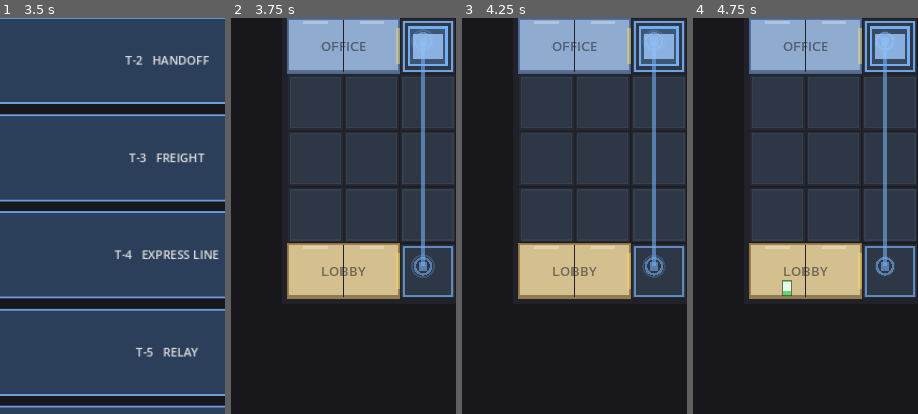
Above: before the commit, frames 1-4 (left to right).
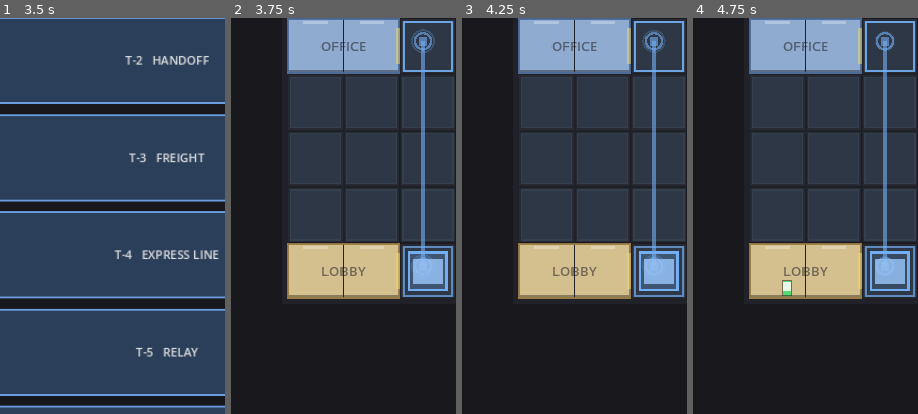
Above: after the commit, the same moments.

Repository: AlexEltonPym/elevator_game
Game: Godot game, scene res://scenes/v5_select.tscn
Two runs of this game, one before a commit and one after it. Both use one fixed random seed, a clock stepped at 60 frames per second and the inputs below.
Inputs:
- Up to frame 1 (3.5 s): click "<" at 0.5 s; click ">" at 1.25 s; click "T-1 FIRST RUN" at 2 s; click "LEVELS" at 2.75 s
- Up to frame 2 (3.75 s): click "SOL UTION" at 3.5 s
- Up to frame 3 (4.25 s): no input
- Up to frame 4 (4.75 s): click "RUN" at 4.25 s
The pictures show only the part of the screen within x 6-56%, y 25-75%; the shares and areas given below are measured in that part.

Frame 1 is identical in both runs. In frame 2, 3.5% of the frame differs, in the area x 78-97%, y 2-69%; in frame 3, 3.5%; in frame 4, 3.5%.

Commit message:
Fixed-timestep sim: deterministic scoring so the optimal solution earns its stars
The sim was chaotic in dt and the game ran at a variable, sometimes-spiky step, so the
same plan scored across a ~15% tip band run-to-run - the SOLUTION button (the optimal
plan) landed on 2-4 stars at random (user hit 2 on T-5). Now main5.advance() integrates
in FIXED SIM_DT (0.1) chunks via an accumulator: a big/spiky frame just runs more chunks,
so the outcome is identical regardless of framerate or speed. Verified: T-5 scores 372
tips at every dt (0.017..1.0), T-4 413, XL1 528 - all deterministic.

Thresholds re-solved at that exact step (solver scores tiers at GAME_DT via the same
accumulator, searches coarser at SEARCH_DT for speed), so t4 = the emitted solution's
score and the SOLUTION button now always earns the 4th star (T-5 372>=370, T-4 413>=410,
XL1 528>=520). Smoke ALL PASS; fingerprint unchanged (1557907547 - the 0.1 fixed step
matches the fingerprint/smoke stepping; only the game's runtime stepping changed).

Trade-off: 1x looks choppier (10 sim steps/s); 5x (default) is smooth (50/s). Add render
interpolation later if 1x matters.

Co-Authored-By: Claude Opus 4.8 <noreply@anthropic.com>

Diff:
--- a/scripts/v5/levels5.gd
+++ b/scripts/v5/levels5.gd
@@ -143,8 +143,8 @@
 			{"name": "LIFT", "type": "standard", "color": COL_A},
 		],
 		"quota": 10, "max_lost": 8, "shift": 90.0,
-		"stars": [170, 250, 310, 340],
-		"solution": [[[2, 4], [2, 3], [2, 2], [2, 1], [2, 0]]],
+		"stars": [170, 250, 310, 350],
+		"solution": [[[2, 0], [2, 1], [2, 2], [2, 3], [2, 4]]],
 		"spawn": {"interval_start": 3.0, "interval_end": 2.6, "ramp": 50.0,
 				"burst_min": 1, "burst_max": 2, "gap": 1.0},
 		"mix": {"visitor": 1.0},
@@ -169,7 +169,7 @@
 		],
 		"quota": 12, "max_lost": 10, "shift": 90.0,
 		"stars": [160, 240, 300, 330],
-		"solution": [[[5, 1], [5, 0]], [[2, 0], [2, 1]]],
+		"solution": [[[5, 1], [5, 0]], [[2, 1], [2, 0]]],
 		"spawn": {"interval_start": 2.8, "interval_end": 2.4, "ramp": 55.0,
 				"burst_min": 1, "burst_max": 2, "gap": 0.9},
 		"mix": {"visitor": 1.0},
@@ -204,8 +204,8 @@
 			{"name": "LOCAL", "type": "standard", "color": COL_A},
 		],
 		"quota": 15, "max_lost": 8, "shift": 90.0,
-		"stars": [150, 210, 270, 300],
-		"solution": [[[3, 6], [3, 5], [3, 4], [3, 3], [3, 2], [3, 1], [3, 0], [2, 0]], [[3, 6], [3, 5], [3, 4], [3, 3], [3, 2], [3, 1], [3, 0]]],
+		"stars": [140, 210, 260, 290],
+		"solution": [[[3, 2], [3, 1], [3, 0], [2, 0], [2, 1], [2, 2], [2, 3], [2, 4], [2, 5], [2, 6], [3, 6]], [[3, 6], [3, 5], [3, 4], [3, 3], [3, 2], [3, 1], [3, 0], [2, 0]]],
 		"patience": {"delivery": 62.0},
 		"spawn": {"interval_start": 3.4, "interval_end": 3.0, "ramp": 55.0,
 				"burst_min": 1, "burst_max": 2, "gap": 1.1},
@@ -234,8 +234,8 @@
 			{"name": "LOCAL", "type": "standard", "color": COL_A},
 		],
 		"quota": 16, "max_lost": 10, "shift": 90.0,
-		"stars": [200, 290, 360, 410],
-		"solution": [[[4, 0], [4, 1], [4, 2], [4, 3], [4, 4], [3, 4], [3, 5], [3, 6], [4, 6], [4, 7], [4, 8]], [[1, 0], [1, 1], [1, 2], [1, 3], [2, 3], [3, 3], [4, 3], [4, 4], [4, 5], [4, 6], [4, 7], [4, 8], [4, 9], [3, 9], [2, 9], [1, 9], [1, 10], [0, 10], [0, 9], [0, 8], [0, 7], [0, 6], [0, 5], [0, 4], [0, 3], [0, 2], [0, 1], [0, 0]]],
+		"stars": [200, 290, 370, 410],
+		"solution": [[[4, 6], [4, 7], [4, 8], [4, 9], [3, 9], [2, 9], [1, 9], [1, 10], [0, 10], [0, 9], [0, 8], [1, 8], [1, 7], [1, 6], [1, 5], [1, 4], [1, 3], [1, 2], [1, 1], [1, 0]], [[4, 8], [4, 7], [4, 6], [4, 5], [4, 4], [4, 3], [4, 2], [4, 1], [4, 0]]],
 		"patience": {"visitor": 62.0},
 		"spawn": {"interval_start": 2.4, "interval_end": 2.0, "ramp": 60.0,
 				"burst_min": 1, "burst_max": 2, "gap": 0.8},
@@ -291,8 +291,8 @@
 			{"name": "CARGO", "type": "cargo", "color": COL_C, "speed": 100.0, "accel": 80.0},
 		],
 		"quota": 20, "max_lost": 4, "shift": 90.0,
-		"stars": [220, 320, 400, 450],
-		"solution": [[[2, 3], [2, 2], [1, 2], [0, 2], [0, 1], [0, 0]], [[2, 3], [1, 3], [1, 4], [0, 4], [0, 5], [0, 6], [1, 6], [2, 6], [3, 6], [3, 5], [4, 5], [4, 6], [5, 6], [5, 7]], [[6, 6], [6, 5], [6, 4], [6, 3], [5, 3]]],
+		"stars": [220, 330, 410, 450],
+		"solution": [[[0, 5], [0, 6], [1, 6], [2, 6], [3, 6], [4, 6], [5, 6], [6, 6], [6, 7], [5, 7]], [[0, 5], [0, 4], [1, 4], [1, 3], [2, 3], [2, 2], [1, 2], [0, 2], [0, 1], [0, 0]], [[6, 6], [6, 5], [6, 4], [6, 3], [5, 3]]],
 		"spawn": {"interval_start": 2.80, "interval_end": 2.30, "ramp": 45.00, "burst_min": 1, "burst_max": 2, "gap": 1.00},
 		"mix": {"visitor": 1.00},
 		"patience": {"delivery": 60.00, "visitor": 55.00},
@@ -323,8 +323,8 @@
 			{"name": "LIFT 2", "type": "standard", "color": COL_B},
 		],
 		"quota": 20, "max_lost": 8, "shift": 90.0,
-		"stars": [190, 280, 350, 390],
-		"solution": [[[2, 0], [2, 1], [2, 2], [2, 3], [2, 4]], [[2, 4], [2, 5], [2, 6], [3, 6], [3, 7], [3, 8]]],
+		"stars": [130, 190, 230, 260],
+		"solution": [[[2, 0], [2, 1], [2, 2], [2, 3], [2, 4]], [[3, 8], [3, 7], [3, 6], [3, 5], [3, 4], [2, 4]]],
 		"patience": {"visitor": 32.0},
 		"spawn": {"interval_start": 0.9, "interval_end": 0.7, "ramp": 30.0,
 				"burst_min": 3, "burst_max": 4, "gap": 0.35},
@@ -392,8 +392,8 @@
 		# cover: round-robin demand so every room gets riders (abandon one and its riders
 		# time out, costing tips) — the soft version of the old all-served rule.
 		"shift": 90.0,
-		"stars": [260, 370, 470, 520],
-		"solution": [[[3, 0], [3, 1], [3, 2], [3, 3], [2, 3], [2, 4], [2, 5], [2, 6], [2, 7], [2, 8]], [[7, 7], [7, 6], [8, 6], [8, 5], [8, 4], [7, 4], [7, 3], [6, 3], [6, 2], [6, 1], [6, 0], [5, 0], [4, 0], [3, 0]], [[4, 4], [4, 3], [5, 3], [5, 2], [5, 1], [6, 1]]],
+		"stars": [260, 380, 470, 520],
+		"solution": [[[3, 0], [3, 1], [3, 2], [3, 3], [2, 3], [2, 4], [2, 5], [2, 6], [2, 7], [2, 8]], [[7, 7], [7, 6], [8, 6], [8, 5], [8, 4], [7, 4], [7, 3], [6, 3], [6, 2], [6, 1], [6, 0], [5, 0], [4, 0], [3, 0]], [[6, 1], [5, 1], [5, 2], [5, 3], [4, 3], [4, 4]]],
 		"spawn": {"interval_start": 2.2, "interval_end": 1.7, "ramp": 40.0,
 				"burst_min": 1, "burst_max": 2, "gap": 0.9, "cover": true},
 		"mix": {"visitor": 0.6, "shopper": 0.25, "patient": 0.15},
@@ -416,8 +416,8 @@
 			{"name": "EXPRESS", "type": "express", "color": COL_D, "speed": 1500.0, "accel": 1200.0},
 		],
 		"quota": 20, "max_lost": 4, "shift": 90.0,
-		"stars": [260, 370, 470, 520],
-		"solution": [[[7, 0], [7, 1], [7, 2], [7, 3], [6, 3], [5, 3]], [[5, 3], [5, 4], [5, 5], [5, 6], [5, 7], [4, 7], [4, 6]]],
+		"stars": [260, 380, 470, 530],
+		"solution": [[[5, 3], [6, 3], [7, 3], [7, 2], [7, 1], [7, 0]], [[5, 3], [5, 4], [5, 5], [5, 6], [4, 6], [4, 7], [5, 7]]],
 		"spawn": {"interval_start": 2.2, "interval_end": 1.7, "ramp": 40.0, "burst_min": 1, "burst_max": 2, "gap": 0.9, "cover": true},
 		"mix": {"visitor": 0.6, "shopper": 0.25, "patient": 0.15},
 	},
@@ -439,8 +439,8 @@
 			{"name": "CARGO", "type": "cargo", "color": COL_C, "speed": 100.0, "accel": 80.0},
 		],
 		"quota": 20, "max_lost": 4, "shift": 90.0,
-		"stars": [210, 310, 390, 430],
-		"solution": [[[3, 3], [4, 3], [5, 3], [6, 3], [7, 3], [7, 2], [7, 1], [7, 0], [8, 0], [8, 1], [8, 2], [8, 3], [8, 4], [8, 5], [8, 6], [7, 6], [6, 6], [5, 6], [4, 6], [4, 7]], [[4, 7], [3, 7], [3, 6], [3, 5], [4, 5], [4, 4], [3, 4], [3, 3]]],
+		"stars": [230, 330, 420, 460],
+		"solution": [[[4, 7], [4, 6], [4, 5], [4, 4], [4, 3], [3, 3], [3, 2], [4, 2], [5, 2], [6, 2], [7, 2], [7, 1], [7, 0]], [[4, 7], [3, 7], [3, 6], [3, 5], [3, 4], [3, 3]]],
 		"spawn": {"interval_start": 2.2, "interval_end": 1.7, "ramp": 40.0, "burst_min": 1, "burst_max": 2, "gap": 0.9, "cover": true},
 		"mix": {"visitor": 0.6, "shopper": 0.25, "patient": 0.15},
 	},
@@ -463,8 +463,8 @@
 			{"name": "CARGO", "type": "cargo", "color": COL_C, "speed": 100.0, "accel": 80.0},
 		],
 		"quota": 20, "max_lost": 4, "shift": 90.0,
-		"stars": [220, 310, 390, 440],
-		"solution": [[[4, 0], [4, 1], [4, 2], [4, 3], [4, 4], [4, 5], [4, 6], [3, 6], [3, 7], [2, 7]], [[2, 7], [2, 8], [2, 9], [3, 9]]],
+		"stars": [210, 310, 390, 430],
+		"solution": [[[4, 0], [4, 1], [4, 2], [4, 3], [4, 4], [4, 5], [4, 6], [3, 6], [3, 7], [3, 8], [3, 9]], [[2, 7], [2, 8], [2, 9], [3, 9]]],
 		"spawn": {"interval_start": 2.2, "interval_end": 1.7, "ramp": 40.0, "burst_min": 1, "burst_max": 2, "gap": 0.9, "cover": true},
 		"mix": {"visitor": 0.6, "shopper": 0.25, "patient": 0.15},
 	},
@@ -487,8 +487,8 @@
 			{"name": "CARGO", "type": "cargo", "color": COL_C, "speed": 100.0, "accel": 80.0},
 		],
 		"quota": 20, "max_lost": 4, "shift": 90.0,
-		"stars": [250, 360, 450, 510],
-		"solution": [[[8, 0], [8, 1], [8, 2], [8, 3], [8, 4], [7, 4], [6, 4], [5, 4], [4, 4]], [[3, 9], [3, 8], [3, 7], [3, 6], [4, 6], [4, 5], [4, 4]]],
+		"stars": [250, 360, 450, 500],
+		"solution": [[[8, 0], [8, 1], [8, 2], [8, 3], [8, 4], [7, 4], [6, 4], [5, 4], [4, 4], [4, 3], [4, 2]], [[4, 4], [4, 5], [4, 6], [3, 6], [3, 7], [3, 8], [3, 9]]],
 		"spawn": {"interval_start": 2.2, "interval_end": 1.7, "ramp": 40.0, "burst_min": 1, "burst_max": 2, "gap": 0.9, "cover": true},
 		"mix": {"visitor": 0.6, "shopper": 0.25, "patient": 0.15},
 	},
@@ -511,8 +511,8 @@
 			{"name": "EXPRESS", "type": "express", "color": COL_D, "speed": 1500.0, "accel": 1200.0},
 		],
 		"quota": 20, "max_lost": 4, "shift": 90.0,
-		"stars": [210, 300, 380, 420],
-		"solution": [[[5, 3], [6, 3], [6, 4], [6, 5], [6, 6], [5, 6], [4, 6], [4, 7], [3, 7], [2, 7], [1, 7], [1, 8]], [[8, 0], [8, 1], [8, 2], [8, 3], [8, 4], [8, 5], [8, 6], [8, 7], [8, 8], [8, 9], [8, 10], [7, 10], [6, 10], [5, 10], [5, 9], [6, 9], [7, 9], [7, 8], [7, 7], [7, 6], [7, 5], [7, 4], [7, 3], [7, 2], [6, 2], [5, 2], [4, 2], [3, 2], [2, 2], [2, 3]]],
+		"stars": [200, 300, 370, 410],
+		"solution": [[[5, 10], [6, 10], [7, 10], [7, 9], [7, 8], [7, 7], [7, 6], [7, 5], [7, 4], [7, 3], [6, 3], [5, 3], [5, 2], [6, 2], [7, 2], [8, 2], [8, 1], [8, 0]], [[5, 10], [5, 9], [6, 9], [6, 8], [6, 7], [6, 6], [5, 6], [4, 6], [4, 7], [3, 7], [2, 7], [1, 7], [1, 8], [0, 8], [0, 7], [0, 6], [1, 6], [1, 5], [1, 4], [1, 3], [2, 3]]],
 		"spawn": {"interval_start": 2.2, "interval_end": 1.7, "ramp": 40.0, "burst_min": 1, "burst_max": 2, "gap": 0.9, "cover": true},
 		"mix": {"visitor": 0.6, "shopper": 0.25, "patient": 0.15},
 	},
@@ -536,8 +536,8 @@
 			{"name": "CARGO", "type": "cargo", "color": COL_C, "speed": 100.0, "accel": 80.0},
 		],
 		"quota": 20, "max_lost": 4, "shift": 90.0,
-		"stars": [240, 350, 430, 480],
-		"solution": [[[2, 7], [2, 8], [2, 9], [3, 9], [3, 8], [3, 7], [3, 6], [4, 6], [4, 5], [4, 4]], [[4, 0], [4, 1], [4, 2], [4, 3], [4, 4]]],
+		"stars": [230, 340, 420, 470],
+		"solution": [[[2, 7], [3, 7], [3, 6], [4, 6], [4, 5], [4, 4], [4, 3], [4, 2], [4, 1], [4, 0]], [[6, 9], [6, 8], [6, 7], [6, 6], [6, 5], [6, 4], [5, 4], [4, 4]]],
 		"spawn": {"interval_start": 2.2, "interval_end": 1.7, "ramp": 40.0, "burst_min": 1, "burst_max": 2, "gap": 0.9, "cover": true},
 		"mix": {"visitor": 0.6, "shopper": 0.25, "patient": 0.15},
 	},
@@ -561,8 +561,8 @@
 			{"name": "CARGO", "type": "cargo", "color": COL_C, "speed": 100.0, "accel": 80.0},
 		],
 		"quota": 20, "max_lost": 4, "shift": 90.0,
-		"stars": [240, 350, 440, 490],
-		"solution": [[[2, 0], [2, 1], [2, 2], [2, 3], [2, 4], [2, 5], [2, 6], [2, 7], [2, 8], [3, 8], [4, 8], [5, 8], [6, 8], [6, 9], [7, 9], [7, 8], [7, 7], [6, 7], [5, 7], [4, 7], [4, 6], [4, 5], [5, 5]], [[2, 0], [3, 0], [3, 1], [3, 2], [4, 2], [5, 2], [6, 2], [7, 2], [7, 1], [7, 0], [8, 0], [8, 1], [8, 2], [8, 3], [8, 4], [8, 5]], [[5, 5], [5, 4], [4, 4], [3, 4], [3, 5], [2, 5]]],
+		"stars": [250, 360, 450, 500],
+		"solution": [[[2, 0], [2, 1], [2, 2], [2, 3], [2, 4], [2, 5], [2, 6], [2, 7], [2, 8], [3, 8], [4, 8], [5, 8], [6, 8], [6, 9]], [[2, 0], [3, 0], [3, 1], [3, 2], [4, 2], [5, 2], [6, 2], [7, 2], [7, 1], [7, 0], [8, 0], [8, 1], [8, 2], [8, 3], [8, 4], [8, 5]], [[5, 5], [5, 4], [5, 3], [4, 3], [4, 4], [4, 5], [3, 5], [2, 5]]],
 		"spawn": {"interval_start": 2.2, "interval_end": 1.7, "ramp": 40.0, "burst_min": 1, "burst_max": 2, "gap": 0.9, "cover": true},
 		"mix": {"visitor": 0.6, "shopper": 0.25, "patient": 0.15},
 	},
@@ -588,7 +588,7 @@
 		],
 		"quota": 20, "max_lost": 4, "shift": 90.0,
 		"stars": [210, 310, 390, 430],
-		"solution": [[[8, 0], [8, 1], [8, 2], [8, 3], [7, 3], [6, 3], [5, 3]], [[2, 3], [1, 3], [1, 4], [1, 5], [2, 5], [3, 5], [4, 5], [4, 6], [4, 7], [3, 7], [2, 7], [1, 7], [1, 8]], [[4, 6], [5, 6], [5, 7], [6, 7], [6, 8], [6, 9], [6, 10], [5, 10]]],
+		"solution": [[[2, 3], [1, 3], [1, 4], [1, 5], [2, 5], [3, 5], [4, 5], [4, 6]], [[8, 0], [8, 1], [8, 2], [8, 3], [7, 3], [6, 3], [5, 3], [5, 2], [4, 2], [3, 2], [2, 2], [1, 2], [0, 2], [0, 3], [0, 4], [0, 5], [0, 6], [0, 7], [0, 8], [1, 8]], [[5, 10], [6, 10], [6, 9], [6, 8], [6, 7], [6, 6], [5, 6], [4, 6], [4, 7], [3, 7], [2, 7], [1, 7], [1, 8]]],
 		"spawn": {"interval_start": 2.2, "interval_end": 1.7, "ramp": 40.0, "burst_min": 1, "burst_max": 2, "gap": 0.9, "cover": true},
 		"mix": {"visitor": 0.6, "shopper": 0.25, "patient": 0.15},
 	},
@@ -614,8 +614,8 @@
 			{"name": "CARGO", "type": "cargo", "color": COL_C, "speed": 100.0, "accel": 80.0},
 		],
 		"quota": 20, "max_lost": 4, "shift": 90.0,
-		"stars": [180, 260, 330, 360],
-		"solution": [[[1, 3], [1, 2], [0, 2], [0, 1], [1, 1], [2, 1], [2, 2], [3, 2], [4, 2], [4, 1], [4, 0], [3, 0]], [[8, 9], [8, 8], [8, 7], [8, 6], [8, 5], [7, 5], [7, 6], [6, 6], [5, 6], [4, 6], [4, 5], [4, 4], [5, 4], [6, 4], [7, 4], [8, 4], [8, 3], [8, 2], [8, 1], [8, 0]], [[3, 10], [3, 9], [3, 8], [2, 8], [1, 8], [0, 8], [0, 7], [0, 6], [1, 6], [1, 5], [1, 4], [1, 3]]],
+		"stars": [210, 300, 380, 420],
+		"solution": [[[7, 5], [7, 6], [6, 6], [5, 6], [4, 6], [4, 5], [4, 4], [4, 3], [4, 2], [4, 1], [4, 0], [3, 0]], [[8, 9], [8, 8], [8, 7], [8, 6], [8, 5], [7, 5], [7, 4], [8, 4], [8, 3], [8, 2], [8, 1], [8, 0]], [[1, 3], [1, 4], [1, 5], [1, 6], [0, 6], [0, 7], [0, 8], [0, 9], [1, 9], [2, 9], [3, 9], [3, 10]]],
 		"spawn": {"interval_start": 2.2, "interval_end": 1.7, "ramp": 40.0, "burst_min": 1, "burst_max": 2, "gap": 0.9, "cover": true},
 		"mix": {"visitor": 0.6, "shopper": 0.25, "patient": 0.15},
 	},
--- a/scripts/v5/main5.gd
+++ b/scripts/v5/main5.gd
@@ -181,9 +181,32 @@
 	hud.refresh_stats()
 
 
+# FIXED-TIMESTEP sim. The renderer calls advance() with the frame's (speed-scaled, and
+# possibly spiky) dt, but the sim only ever integrates in SIM_DT chunks: a big frame just
+# runs more chunks. This makes the outcome DETERMINISTIC regardless of framerate or speed
+# (so the same plan always scores the same tips → the same stars), and immune to a large
+# first-frame delta. The headless solver drives this same advance(), so its thresholds are
+# exactly what the game reproduces. SIM_DT is a static so the solver can search coarse for
+# speed then score at the game's step; the game leaves it at the fine default.
+static var SIM_DT := 0.1
+var _sim_accum := 0.0
+
 func advance(dt: float) -> void:
 	if dt <= 0.0:
 		return
+	_sim_accum += dt
+	var guard := 0
+	while _sim_accum >= SIM_DT - 1.0e-9 and guard < 100000:
+		guard += 1
+		_sim_accum -= SIM_DT
+		_step(SIM_DT)
+		if state != State.PLAYING:
+			_sim_accum = 0.0
+			return
+
+
+## One fixed sim step (the old advance body).
+func _step(dt: float) -> void:
 	elapsed += dt
 	if auto_spawn:
 		_spawn_tick(dt)
@@ -270,6 +293,7 @@
 
 func start_run() -> void:
 	hud.hide_overlay()
+	_sim_accum = 0.0
 	state = State.PLAYING
 	# FIXED per-level passenger seed: a level always spawns the identical arrival
 	# sequence, so you can't re-run hoping for an easier crowd — the plan is the only
--- a/tests/v5_smoke.gd
+++ b/tests/v5_smoke.gd
@@ -35,60 +35,60 @@
 func _solution(id: String) -> Array:
 	match id:
 		"T-1":
-			return [_c([[2,4],[2,3],[2,2],[2,1],[2,0]])]
+			return [_c([[2,0],[2,1],[2,2],[2,3],[2,4]])]
 		"T-2":
 			return [_c([[5,1],[5,0]]),
-				_c([[2,0],[2,1]])]
+				_c([[2,1],[2,0]])]
 		"T-3":
-			return [_c([[3,6],[3,5],[3,4],[3,3],[3,2],[3,1],[3,0],[2,0]]),
-				_c([[3,6],[3,5],[3,4],[3,3],[3,2],[3,1],[3,0]])]
+			return [_c([[3,2],[3,1],[3,0],[2,0],[2,1],[2,2],[2,3],[2,4],[2,5],[2,6],[3,6]]),
+				_c([[3,6],[3,5],[3,4],[3,3],[3,2],[3,1],[3,0],[2,0]])]
 		"T-4":
-			return [_c([[4,0],[4,1],[4,2],[4,3],[4,4],[3,4],[3,5],[3,6],[4,6],[4,7],[4,8]]),
-				_c([[1,0],[1,1],[1,2],[1,3],[2,3],[3,3],[4,3],[4,4],[4,5],[4,6],[4,7],[4,8],[4,9],[3,9],[2,9],[1,9],[1,10],[0,10],[0,9],[0,8],[0,7],[0,6],[0,5],[0,4],[0,3],[0,2],[0,1],[0,0]])]
+			return [_c([[4,6],[4,7],[4,8],[4,9],[3,9],[2,9],[1,9],[1,10],[0,10],[0,9],[0,8],[1,8],[1,7],[1,6],[1,5],[1,4],[1,3],[1,2],[1,1],[1,0]]),
+				_c([[4,8],[4,7],[4,6],[4,5],[4,4],[4,3],[4,2],[4,1],[4,0]])]
 		"T-5":
 			return [_c([[5,0],[5,1],[5,2],[5,3],[5,4]]),
 				_c([[2,4],[2,3],[2,2],[2,1],[2,0]])]
 		"T-6":
-			return [_c([[2,3],[2,2],[1,2],[0,2],[0,1],[0,0]]),
-				_c([[2,3],[1,3],[1,4],[0,4],[0,5],[0,6],[1,6],[2,6],[3,6],[3,5],[4,5],[4,6],[5,6],[5,7]]),
+			return [_c([[0,5],[0,6],[1,6],[2,6],[3,6],[4,6],[5,6],[6,6],[6,7],[5,7]]),
+				_c([[0,5],[0,4],[1,4],[1,3],[2,3],[2,2],[1,2],[0,2],[0,1],[0,0]]),
 				_c([[6,6],[6,5],[6,4],[6,3],[5,3]])]
 		"T-7":
 			return [_c([[2,0],[2,1],[2,2],[2,3],[2,4]]),
-				_c([[2,4],[2,5],[2,6],[3,6],[3,7],[3,8]])]
+				_c([[3,8],[3,7],[3,6],[3,5],[3,4],[2,4]])]
 		"XL1":
 			return [_c([[3,0],[3,1],[3,2],[3,3],[2,3],[2,4],[2,5],[2,6],[2,7],[2,8]]),
 				_c([[7,7],[7,6],[8,6],[8,5],[8,4],[7,4],[7,3],[6,3],[6,2],[6,1],[6,0],[5,0],[4,0],[3,0]]),
-				_c([[4,4],[4,3],[5,3],[5,2],[5,1],[6,1]])]
+				_c([[6,1],[5,1],[5,2],[5,3],[4,3],[4,4]])]
 		"XL2":
-			return [_c([[7,0],[7,1],[7,2],[7,3],[6,3],[5,3]]),
-				_c([[5,3],[5,4],[5,5],[5,6],[5,7],[4,7],[4,6]])]
+			return [_c([[5,3],[6,3],[7,3],[7,2],[7,1],[7,0]]),
+				_c([[5,3],[5,4],[5,5],[5,6],[4,6],[4,7],[5,7]])]
 		"XL3":
-			return [_c([[3,3],[4,3],[5,3],[6,3],[7,3],[7,2],[7,1],[7,0],[8,0],[8,1],[8,2],[8,3],[8,4],[8,5],[8,6],[7,6],[6,6],[5,6],[4,6],[4,7]]),
-				_c([[4,7],[3,7],[3,6],[3,5],[4,5],[4,4],[3,4],[3,3]])]
+			return [_c([[4,7],[4,6],[4,5],[4,4],[4,3],[3,3],[3,2],[4,2],[5,2],[6,2],[7,2],[7,1],[7,0]]),
+				_c([[4,7],[3,7],[3,6],[3,5],[3,4],[3,3]])]
 		"XL4":
-			return [_c([[4,0],[4,1],[4,2],[4,3],[4,4],[4,5],[4,6],[3,6],[3,7],[2,7]]),
+			return [_c([[4,0],[4,1],[4,2],[4,3],[4,4],[4,5],[4,6],[3,6],[3,7],[3,8],[3,9]]),
 				_c([[2,7],[2,8],[2,9],[3,9]])]
 		"XL5":
-			return [_c([[8,0],[8,1],[8,2],[8,3],[8,4],[7,4],[6,4],[5,4],[4,4]]),
-				_c([[3,9],[3,8],[3,7],[3,6],[4,6],[4,5],[4,4]])]
+			return [_c([[8,0],[8,1],[8,2],[8,3],[8,4],[7,4],[6,4],[5,4],[4,4],[4,3],[4,2]]),
+				_c([[4,4],[4,5],[4,6],[3,6],[3,7],[3,8],[3,9]])]
 		"XL6":
-			return [_c([[5,3],[6,3],[6,4],[6,5],[6,6],[5,6],[4,6],[4,7],[3,7],[2,7],[1,7],[1,8]]),
-				_c([[8,0],[8,1],[8,2],[8,3],[8,4],[8,5],[8,6],[8,7],[8,8],[8,9],[8,10],[7,10],[6,10],[5,10],[5,9],[6,9],[7,9],[7,8],[7,7],[7,6],[7,5],[7,4],[7,3],[7,2],[6,2],[5,2],[4,2],[3,2],[2,2],[2,3]])]
+			return [_c([[5,10],[6,10],[7,10],[7,9],[7,8],[7,7],[7,6],[7,5],[7,4],[7,3],[6,3],[5,3],[5,2],[6,2],[7,2],[8,2],[8,1],[8,0]]),
+				_c([[5,10],[5,9],[6,9],[6,8],[6,7],[6,6],[5,6],[4,6],[4,7],[3,7],[2,7],[1,7],[1,8],[0,8],[0,7],[0,6],[1,6],[1,5],[1,4],[1,3],[2,3]])]
 		"XL7":
-			return [_c([[2,7],[2,8],[2,9],[3,9],[3,8],[3,7],[3,6],[4,6],[4,5],[4,4]]),
-				_c([[4,0],[4,1],[4,2],[4,3],[4,4]])]
+			return [_c([[2,7],[3,7],[3,6],[4,6],[4,5],[4,4],[4,3],[4,2],[4,1],[4,0]]),
+				_c([[6,9],[6,8],[6,7],[6,6],[6,5],[6,4],[5,4],[4,4]])]
 		"XL8":
-			return [_c([[2,0],[2,1],[2,2],[2,3],[2,4],[2,5],[2,6],[2,7],[2,8],[3,8],[4,8],[5,8],[6,8],[6,9],[7,9],[7,8],[7,7],[6,7],[5,7],[4,7],[4,6],[4,5],[5,5]]),
+			return [_c([[2,0],[2,1],[2,2],[2,3],[2,4],[2,5],[2,6],[2,7],[2,8],[3,8],[4,8],[5,8],[6,8],[6,9]]),
 				_c([[2,0],[3,0],[3,1],[3,2],[4,2],[5,2],[6,2],[7,2],[7,1],[7,0],[8,0],[8,1],[8,2],[8,3],[8,4],[8,5]]),
-				_c([[5,5],[5,4],[4,4],[3,4],[3,5],[2,5]])]
+				_c([[5,5],[5,4],[5,3],[4,3],[4,4],[4,5],[3,5],[2,5]])]
 		"XL9":
-			return [_c([[8,0],[8,1],[8,2],[8,3],[7,3],[6,3],[5,3]]),
-				_c([[2,3],[1,3],[1,4],[1,5],[2,5],[3,5],[4,5],[4,6],[4,7],[3,7],[2,7],[1,7],[1,8]]),
-				_c([[4,6],[5,6],[5,7],[6,7],[6,8],[6,9],[6,10],[5,10]])]
+			return [_c([[2,3],[1,3],[1,4],[1,5],[2,5],[3,5],[4,5],[4,6]]),
+				_c([[8,0],[8,1],[8,2],[8,3],[7,3],[6,3],[5,3],[5,2],[4,2],[3,2],[2,2],[1,2],[0,2],[0,3],[0,4],[0,5],[0,6],[0,7],[0,8],[1,8]]),
+				_c([[5,10],[6,10],[6,9],[6,8],[6,7],[6,6],[5,6],[4,6],[4,7],[3,7],[2,7],[1,7],[1,8]])]
 		"XL10":
-			return [_c([[1,3],[1,2],[0,2],[0,1],[1,1],[2,1],[2,2],[3,2],[4,2],[4,1],[4,0],[3,0]]),
-				_c([[8,9],[8,8],[8,7],[8,6],[8,5],[7,5],[7,6],[6,6],[5,6],[4,6],[4,5],[4,4],[5,4],[6,4],[7,4],[8,4],[8,3],[8,2],[8,1],[8,0]]),
-				_c([[3,10],[3,9],[3,8],[2,8],[1,8],[0,8],[0,7],[0,6],[1,6],[1,5],[1,4],[1,3]])]
+			return [_c([[7,5],[7,6],[6,6],[5,6],[4,6],[4,5],[4,4],[4,3],[4,2],[4,1],[4,0],[3,0]]),
+				_c([[8,9],[8,8],[8,7],[8,6],[8,5],[7,5],[7,4],[8,4],[8,3],[8,2],[8,1],[8,0]]),
+				_c([[1,3],[1,4],[1,5],[1,6],[0,6],[0,7],[0,8],[0,9],[1,9],[2,9],[3,9],[3,10]])]
 	return []
 func _expect_serves(id: String) -> Array:
 	match id:
--- a/tools/_pcg_gen.gd
+++ b/tools/_pcg_gen.gd
@@ -12,6 +12,9 @@
 const ME = preload("res://tools/v5/mapelites5.gd")
 const RG = preload("res://tools/v5/routegen5.gd")
 const Demand5 = preload("res://scripts/v5/demand5.gd")
+const MainScript = preload("res://scripts/v5/main5.gd")
+const GAME_DT := 0.1    # the game's fixed sim step — tiers are scored here so play matches
+const SEARCH_DT := 0.2  # coarser step for the ME search (faster; final tiers re-scored at GAME_DT)
 const R := Vector2i(1, 0)
 const L := Vector2i(-1, 0)
 
@@ -1597,14 +1600,18 @@
 	var b_op: int = int(budgets[2])
 	var me = ME.new()
 	me.setup(sim, 0, lv, test, STEP, 40404)
+	MainScript.SIM_DT = SEARCH_DT   # coarse fixed step: fast search
 	var res: Dictionary = me.run(b_op, 0, [b_ad, b_ex, b_op])
 	var ck: Dictionary = res.get("checkpoint_routes", {})
 	var ad_routes: Array = ck.get(b_ad, res.best_routes)
 	var ex_routes: Array = ck.get(b_ex, res.best_routes)
 	var op_routes: Array = ck.get(b_op, res.best_routes)
-	var adept: float = sim.score_seeds(0, ad_routes, test, 0.25).score
-	var expert: float = sim.score_seeds(0, ex_routes, test, 0.25).score
-	var optimal: float = sim.score_seeds(0, op_routes, test, 0.25).score
+	# Score every tier at the GAME's fixed step, so the thresholds are exactly what live play
+	# reproduces (the emitted OPTIMAL plan therefore always earns the 4th star).
+	MainScript.SIM_DT = GAME_DT
+	var adept: float = sim.score_seeds(0, ad_routes, test, GAME_DT).score
+	var expert: float = sim.score_seeds(0, ex_routes, test, GAME_DT).score
+	var optimal: float = sim.score_seeds(0, op_routes, test, GAME_DT).score
 	# NOVICE: representative clumsy-but-working plan = median of the POSITIVE random plans.
 	var widths := RG.card_widths(lv)
 	var all_docks := RG.docks()
@@ -1618,7 +1625,7 @@
 		var dec := RG.decode_genome(g, widths)
 		if dec.err != "":
 			continue
-		cands.append(sim.score_seeds(0, dec.routes, test, 0.25).score)
+		cands.append(sim.score_seeds(0, dec.routes, test, GAME_DT).score)
 	cands.sort()
 	var pos: Array = cands.filter(func(x): return x > 0.0)
 	var novice: float = 0.0
